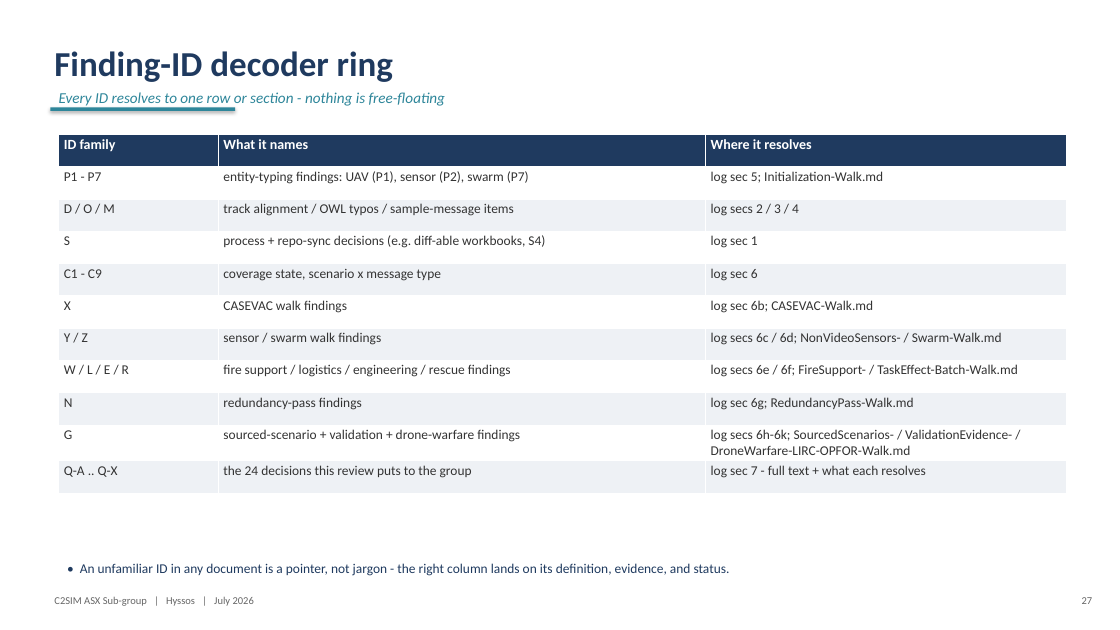
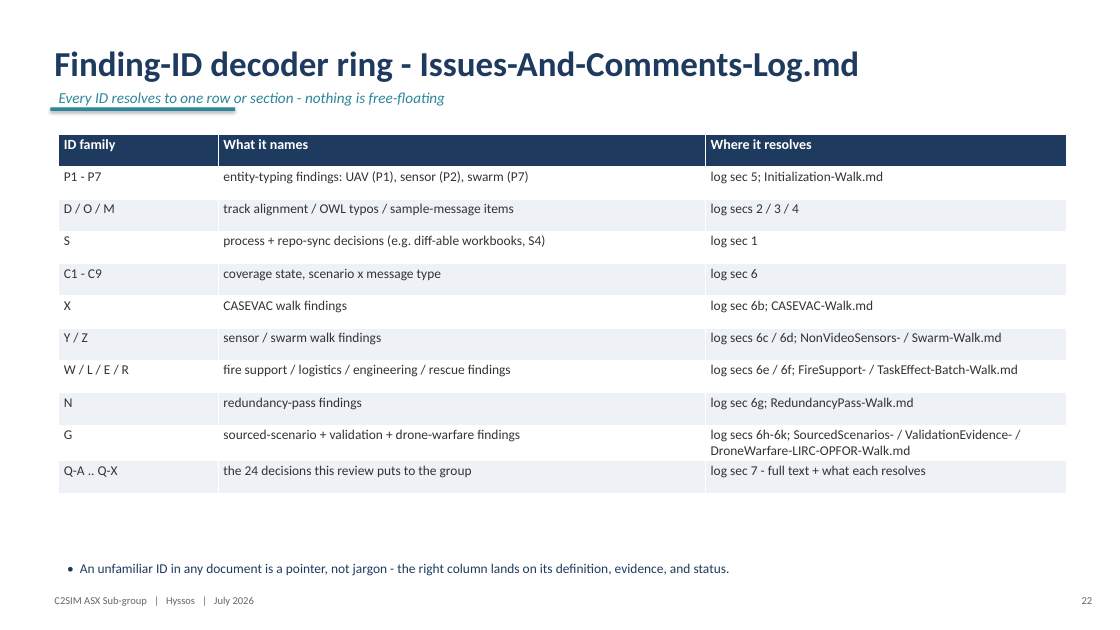
Before and after one commit to hyssostech/C2SIMArtifacts, a slide deck: slide 22 of Subgroups/ASX/InstantiationReview/ASX-Instantiation-Findings.pptx (slide 27 before the commit). Drawn at 1120x630 pixels with LibreOffice and Linux fonts; fonts in the diff are those of the drawing. Boxes give left, top, right and bottom in pixels: in the first picture for what was removed or moved away, otherwise in the second. Text is boxed around its words. In the diff, an @@ line names an element or a change of style, - is before the commit and + after.

Commit message:
refactor (ASX-Instantiation-Findings): streamlined slides based on user input

```diff
--- a/Subgroups/ASX/InstantiationReview/ASX-Instantiation-Findings.pptx
+++ b/Subgroups/ASX/InstantiationReview/ASX-Instantiation-Findings.pptx
@@ text at bbox=[54, 51, 860, 82]: text changed @@
-Finding-ID decoder ring
+Finding-ID decoder ring - Issues-And-Comments-Log.md
```
Also in this commit, not shown: 17 other slides changed, 3 slides added, 8 slides removed, 2 other files.
